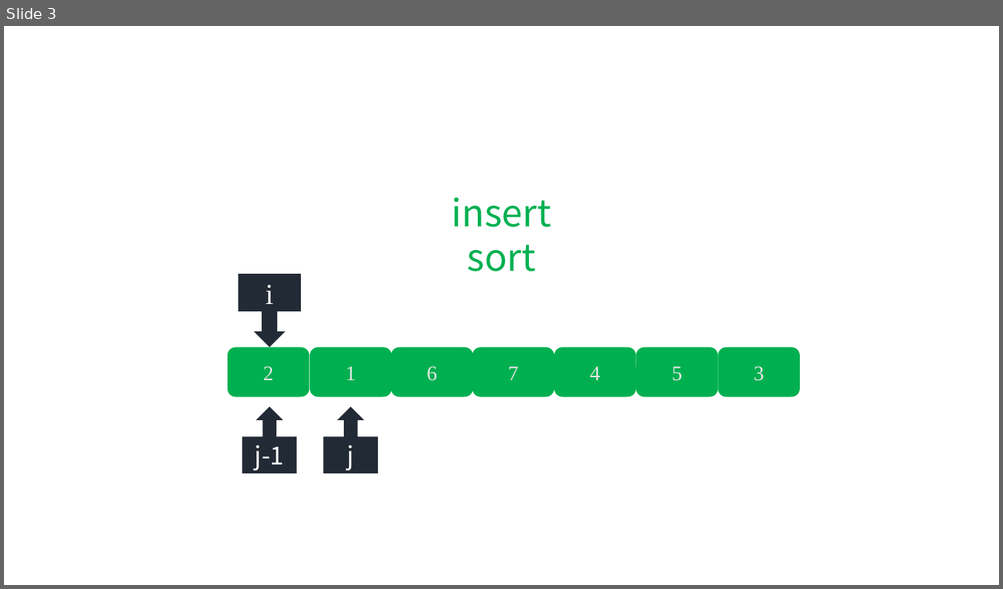
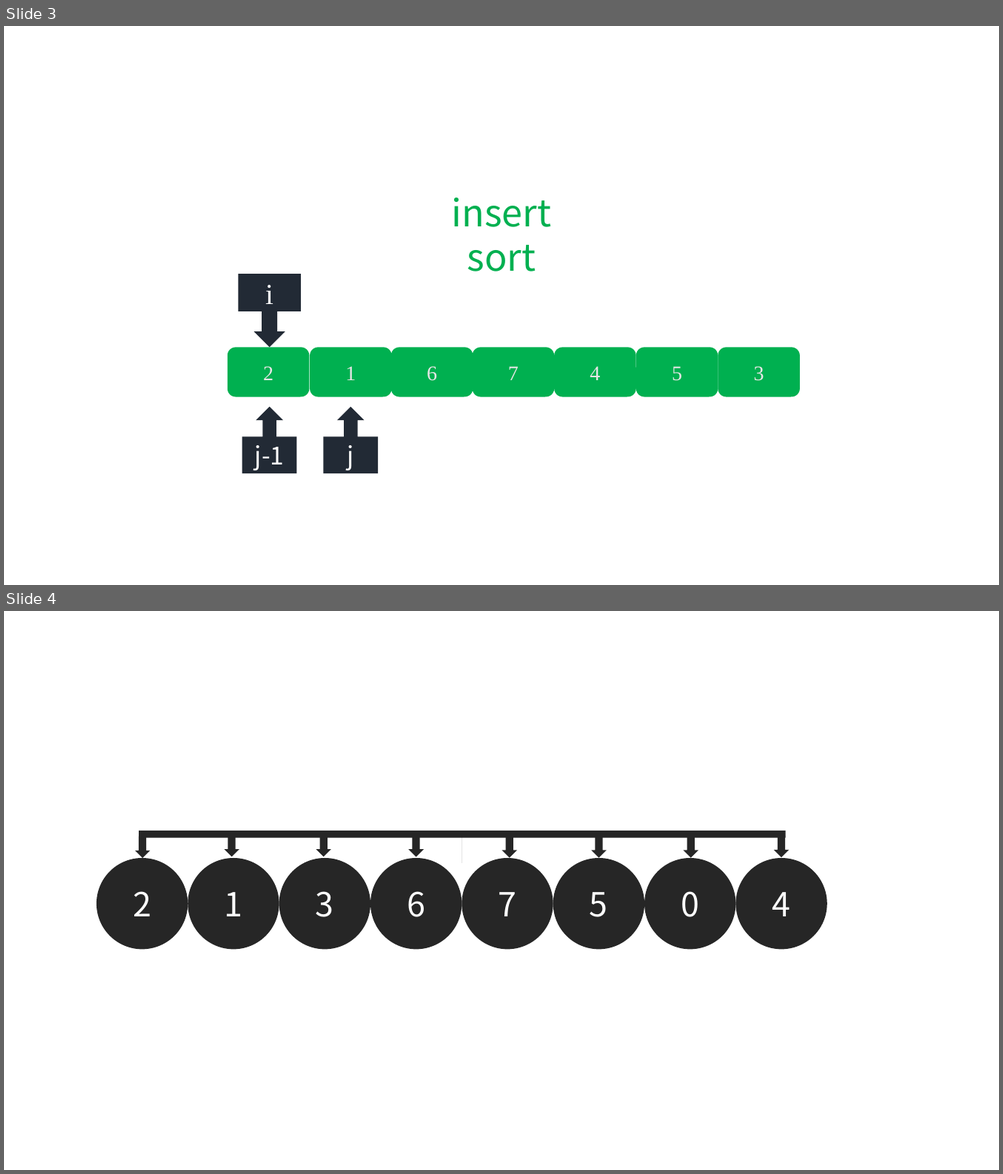
Before and after one commit to grayondream/algorithm-forth, a slide deck: ppt/sort.pptx. Shown one above the other, each under a label of ours: slide 3 before the commit, slides 3 and 4 after it. The pictures are 1003x589 and 1003x1174 pixels, drawn with LibreOffice and Linux fonts; fonts in the diff are those of the drawing. Boxes give left, top, right and bottom in pixels: in the first picture for what was removed or moved away, otherwise in the second. Text is boxed around its words. In the diff, an @@ line names an element or a change of style, - is before the commit and + after.

```diff
--- a/ppt/sort.pptx
+++ b/ppt/sort.pptx
@@ slide 4 added at bbox=[4, 611, 999, 1170], background #FFFFFF @@
@@ down arrow callout added at bbox=[139, 831, 786, 864], fill #262626 @@
@@ down arrow added at bbox=[135, 836, 151, 858], fill #262626 @@
@@ down arrow added at bbox=[224, 834, 239, 857], fill #262626 @@
@@ down arrow added at bbox=[316, 834, 331, 857], fill #262626 @@
@@ down arrow added at bbox=[408, 835, 424, 857], fill #262626 @@
@@ down arrow added at bbox=[502, 836, 517, 858], fill #262626 @@
@@ down arrow added at bbox=[591, 836, 606, 858], fill #262626 @@
@@ down arrow added at bbox=[683, 836, 698, 858], fill #262626 @@
@@ down arrow added at bbox=[774, 835, 789, 857], fill #262626 @@
@@ group added at bbox=[96, 858, 827, 949]: 8 ellipses @@
+2
+1
+3
+6
+7
+5
+0
+4
```
Also in this commit, not shown: 6 other slides added, 8 other files.
